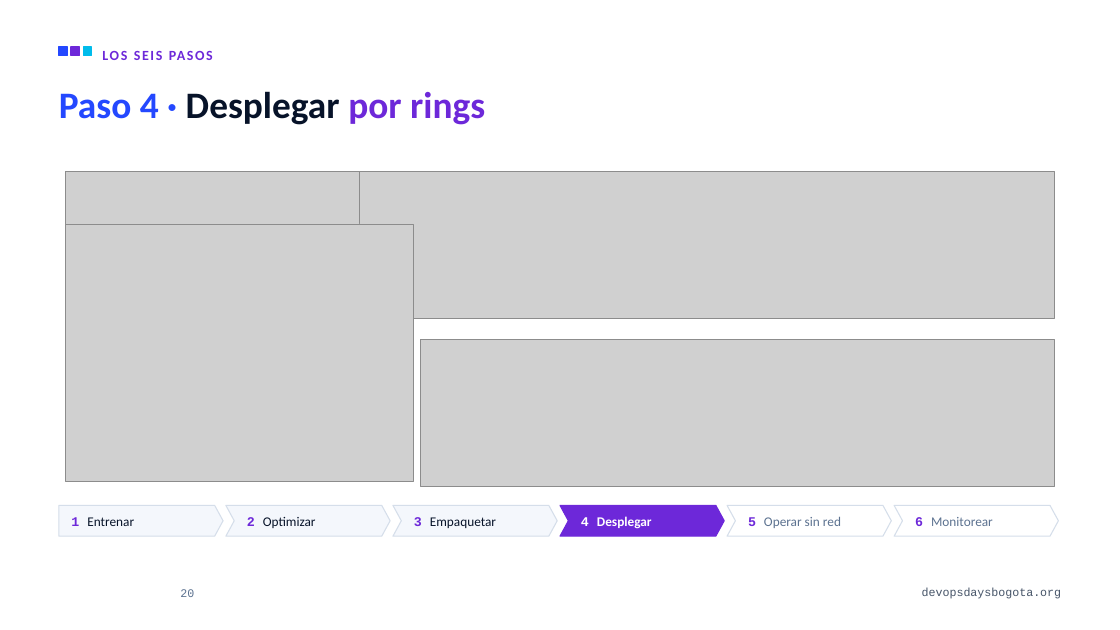
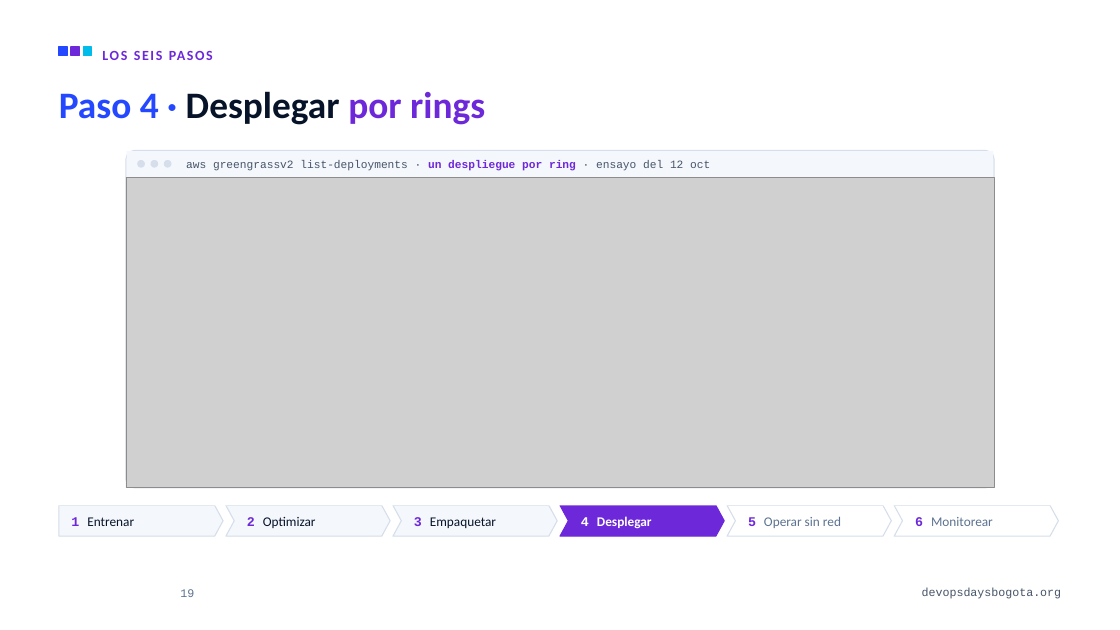
Before and after one commit to alejandro945/mlops-a-ciegas, a slide deck: slide 19 of talk/MLOps-a-ciegas-DevOpsDays-Bogota-2026.pptx (slide 20 before the commit). Drawn at 1120x630 pixels with LibreOffice and Linux fonts; fonts in the diff are those of the drawing; grey boxes stand for pictures; background and template pictures are left out. Boxes give left, top, right and bottom in pixels: in the first picture for what was removed or moved away, otherwise in the second. Text is boxed around its words. In the diff, an @@ line names an element or a change of style, - is before the commit and + after.

```diff
--- a/talk/MLOps-a-ciegas-DevOpsDays-Bogota-2026.pptx
+++ b/talk/MLOps-a-ciegas-DevOpsDays-Bogota-2026.pptx
@@ picture removed at box(66, 171, 364, 318) @@
@@ group added at box(0, 133, 1120, 505): 4 rounded rectangles, 2 rectangles, 1 text, 1 picture @@
+aws greengrassv2 list-deployments · un despliegue por ring · ensayo del 12 oct
@@ picture removed at box(360, 171, 1055, 318) @@
@@ picture removed at box(66, 224, 413, 482) @@
@@ picture removed at box(421, 339, 1055, 486) @@
@@ page number at box(180, 589, 194, 597): text changed @@
-20
+19
```
Also in this commit, not shown: 8 other slides changed, 2 slides added, 3 slides removed, 15 other files.
